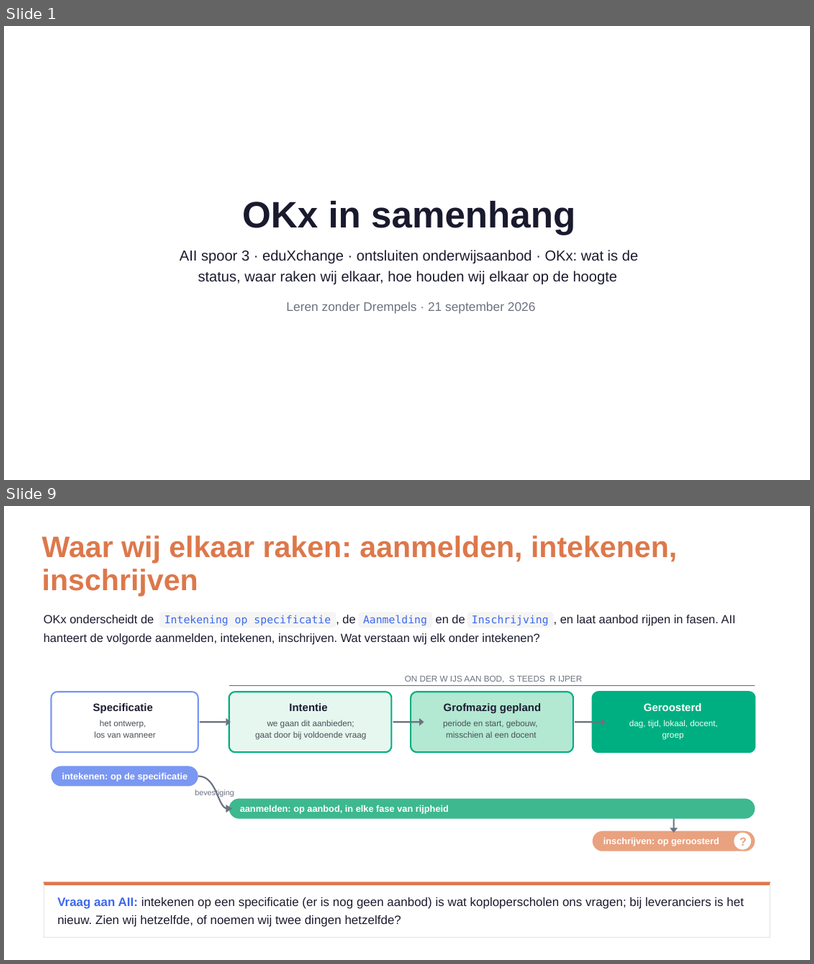
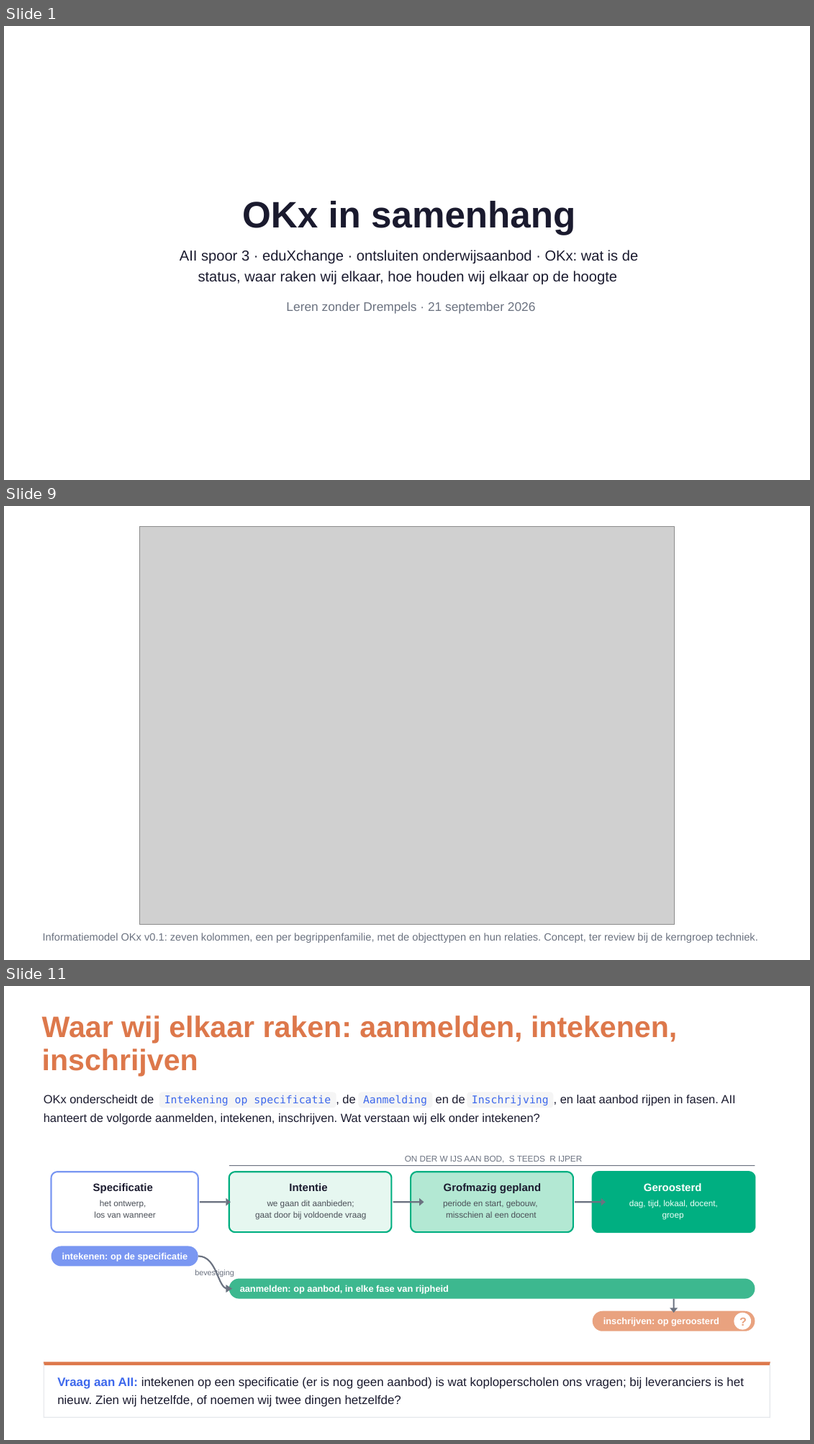
Before and after one commit to Npuls-OKx/meta, a slide deck: presentaties/export/260921_alignment_npuls_pijlers/260921_alignment_npuls_pijlers.pptx. Shown one above the other, each under a label of ours: slides 1 and 9 before the commit, slides 1, 9 and 11 after it; the slides between them are not shown. The pictures are 814x964 and 814x1444 pixels, drawn with LibreOffice and Linux fonts; fonts in the diff are those of the drawing; grey boxes stand for pictures; background and template pictures are left out. Boxes give left, top, right and bottom in pixels: in the first picture for what was removed or moved away, otherwise in the second. Text is boxed around its words. In the diff, an @@ line names an element or a change of style, - is before the commit and + after.

```diff
--- a/presentaties/export/260921_alignment_npuls_pijlers/260921_alignment_npuls_pijlers.pptx
+++ b/presentaties/export/260921_alignment_npuls_pijlers/260921_alignment_npuls_pijlers.pptx
@@ slide 9 added at (x1=4, y1=506, x2=810, y2=960), background #FFFFFF @@
@@ freeform shape added at (x1=4, y1=506, x2=810, y2=960), fill #000000 @@
@@ freeform shape added at (x1=4, y1=506, x2=810, y2=960), fill #FFFFFF @@
@@ picture added at (x1=140, y1=527, x2=674, y2=924) @@
@@ text added at (x1=43, y1=933, x2=759, y2=943), 9.6 pt, text #6B7280 @@
+Informatiemodel OKx v0.1: zeven kolommen, een per begrippenfamilie, met de objecttypen en hun relaties. Concept, ter review bij de kerngroep techniek.
@@ what was slide 9 is now slide 11 @@
```
Also in this commit, not shown: 7 slides changed, 2 other slides added, 1 slide removed, 2 other files.
